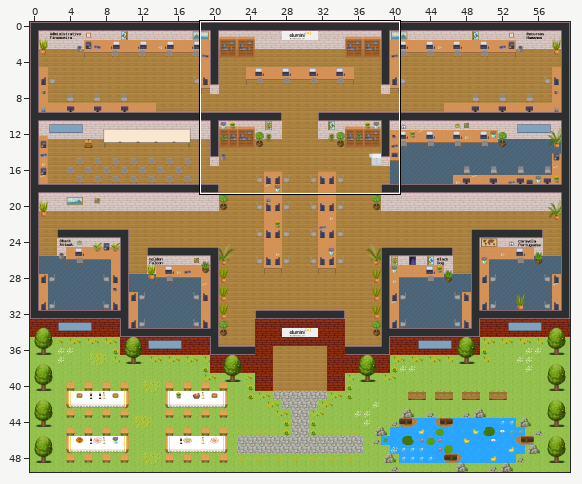
Level history. Tiled map (JSON): maps/map.tmj. The first picture is a wide view before the edit; the outline marks the close-up.
Close-up. First the earlier version:
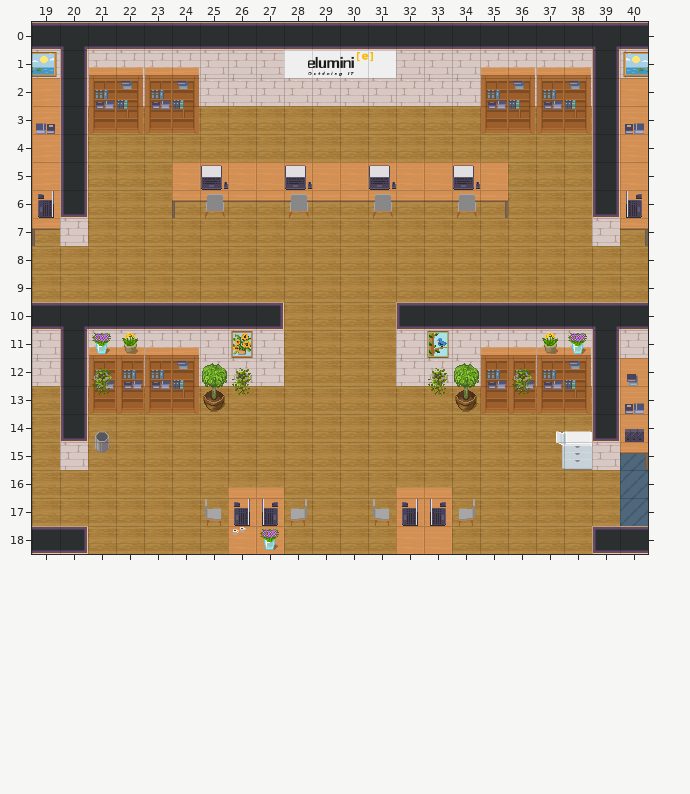
Cells are 32x32 px. Shown: x 19..40, y 0..18. The commit also changed other parts of the map, which this record leaves out.
The result:
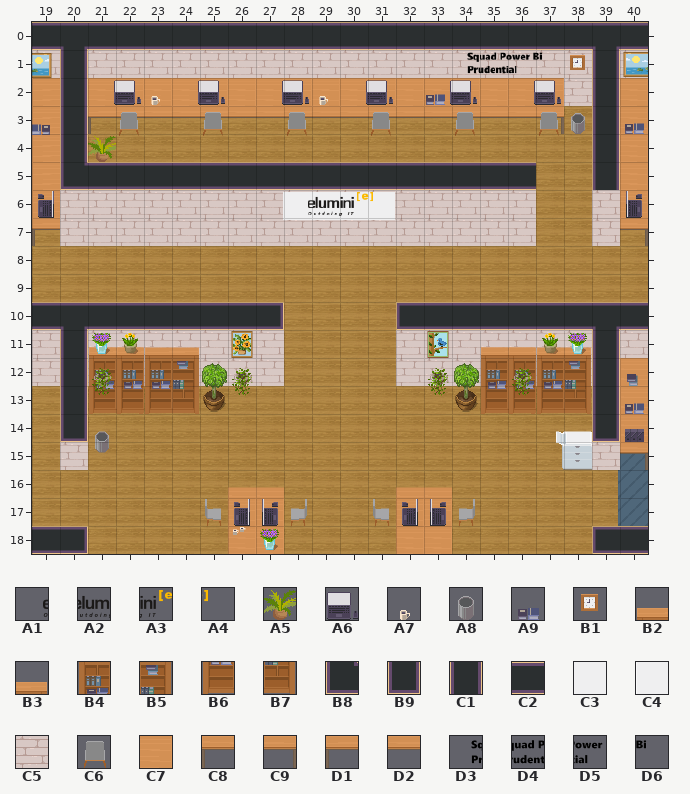
Key: from "Elumini_Logo_Long": A1 0, A2 1, A3 2, A4 3; from "WA_Decoration": A5 67; from "WA_Miscellaneous": A6 23, A7 59, A8 60, A9 74, B1 78; from "WA_Other_Furniture": B2 0, B3 1, B4 12, B5 13, B6 24, B7 25; from "WA_Room_Builder": B8 53, B9 56, C1 102, C2 104, C3 203, C4 205, C5 310; from "WA_Seats": C6 118; from "WA_Tables": C7 11, C8 20, C9 21, D1 21 flipped left-right, D2 23; from "salaPrudential": D3 3, D4 4, D5 5, D6 6.
__ is an empty cell, .. an unchanged one.
What changed:
layer "floor" offset 0,0 -> -2,0 px
layer "Sala AdmFin Decoração" offset 0,0 -> -5,1 px
layer "Cadeiras Segundo Saguao" offset 0,0 -> -3,3 px
layer "Computadores Segundo Saguao" offset 0,0 -> -3,-2 px
layer "base logo elumini" offset 0,0 -> -1,3 px
--- layer "Paredes"
@@ x 20..39 @@
- 5 C1 __ __ __ __ __ __ __ __ __ __ __ __ __ __ __ __ .. .. ..
- 6 B9 __ __ __ __ __ __ __ __ __ __ __ __ __ __ __ __ .. .. B9
- 7 .. __ __ __ __ __ __ __ __ __ __ __ __ __ __ __ __ .. .. ..
+ 5 B8 C2 C2 C2 C2 C2 C2 C2 C2 C2 C2 C2 C2 C2 C2 C2 C2 .. .. ..
+ 6 C5 C5 C5 C5 C5 C5 C5 C5 C5 C5 C5 C5 C5 C5 C5 C5 C5 .. .. C5
+ 7 .. C5 C5 C5 C5 C5 C5 C5 C5 C5 C5 C5 C5 C5 C5 C5 C5 .. .. ..
--- layer "Segundo Saguao"
@@ x 21..38 @@
- 1 B2 B3 B2 B3 .. .. .. .. .. .. .. .. .. .. B2 B3 B2 B3
- 2 B4 B5 B4 B5 __ __ __ __ __ __ __ __ __ __ B4 B5 B4 B5
- 3 B6 B7 B6 B7 __ __ __ __ __ __ __ __ __ __ B6 B7 B6 B7
- 4 __ .. .. .. .. .. .. .. .. .. .. .. .. .. .. .. .. ..
- 5 .. .. .. C7 C7 C7 C7 C7 C7 C7 C7 C7 C7 C7 C7 .. .. ..
- 6 .. .. .. C8 D2 D2 D2 D2 D2 D2 D2 D2 D2 D2 C9 .. .. ..
+ 1 __ __ __ __ .. .. .. .. .. .. .. .. .. .. __ __ __ B1
+ 2 C7 C7 C7 C7 C7 C7 C7 C7 C7 C7 C7 C7 C7 C7 C7 C7 C7 __
+ 3 D1 D2 D2 D2 D2 D2 D2 D2 D2 D2 D2 D2 D2 D2 D2 D2 C9 A8
+ 4 A5 .. .. .. .. .. .. .. .. .. .. .. .. .. .. .. .. ..
+ 5 .. .. .. __ __ __ __ __ __ __ __ __ __ __ __ .. .. ..
+ 6 .. .. .. __ __ __ __ __ __ __ __ __ __ __ __ .. .. ..
--- layer "Cadeiras Segundo Saguao"
@@ x 22..37 @@
- 3 __ .. .. __ .. .. __ .. .. __ .. .. __ .. .. __
+ 3 C6 .. .. C6 .. .. C6 .. .. C6 .. .. C6 .. .. C6
@@ x 25..34 @@
- 6 C6 .. .. C6 .. .. C6 .. .. C6
+ 6 __ .. .. __ .. .. __ .. .. __
--- layer "Computadores Segundo Saguao"
@@ x 22..37 @@
- 1 .. .. .. .. .. .. .. .. .. .. .. .. __ __ __ __
- 2 __ __ .. __ .. .. __ __ .. __ .. __ __ .. .. __
+ 1 .. .. .. .. .. .. .. .. .. .. .. .. D3 D4 D5 D6
+ 2 A6 A7 .. A6 .. .. A6 A7 .. A6 .. A9 A6 .. .. A6
@@ x 25..34 @@
- 5 A6 .. .. A6 .. .. A6 .. .. A6
+ 5 __ .. .. __ .. .. __ .. .. __
--- layer "base logo elumini"
@@ x 28..31 @@
- 1 C4 C4 C4 C4
+ 1 __ __ __ __
@@ x 28..31 @@
- 6 __ __ __ __
+ 6 C3 C3 C3 C3
--- layer "Logo Elumini"
@@ x 28..31 @@
- 1 A1 A2 A3 A4
+ 1 __ __ __ __
@@ x 28..31 @@
- 6 __ __ __ __
+ 6 A1 A2 A3 A4
